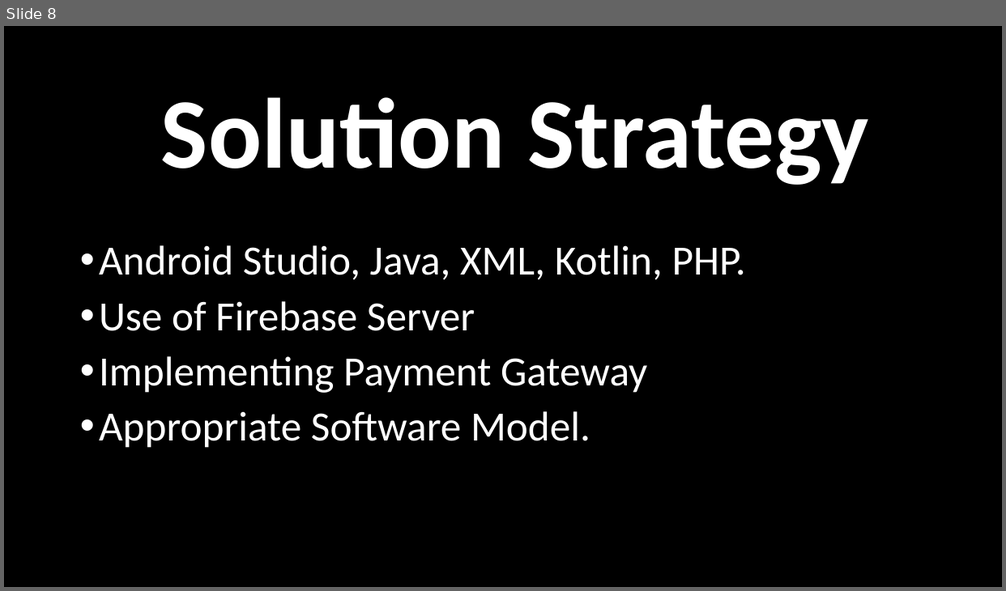
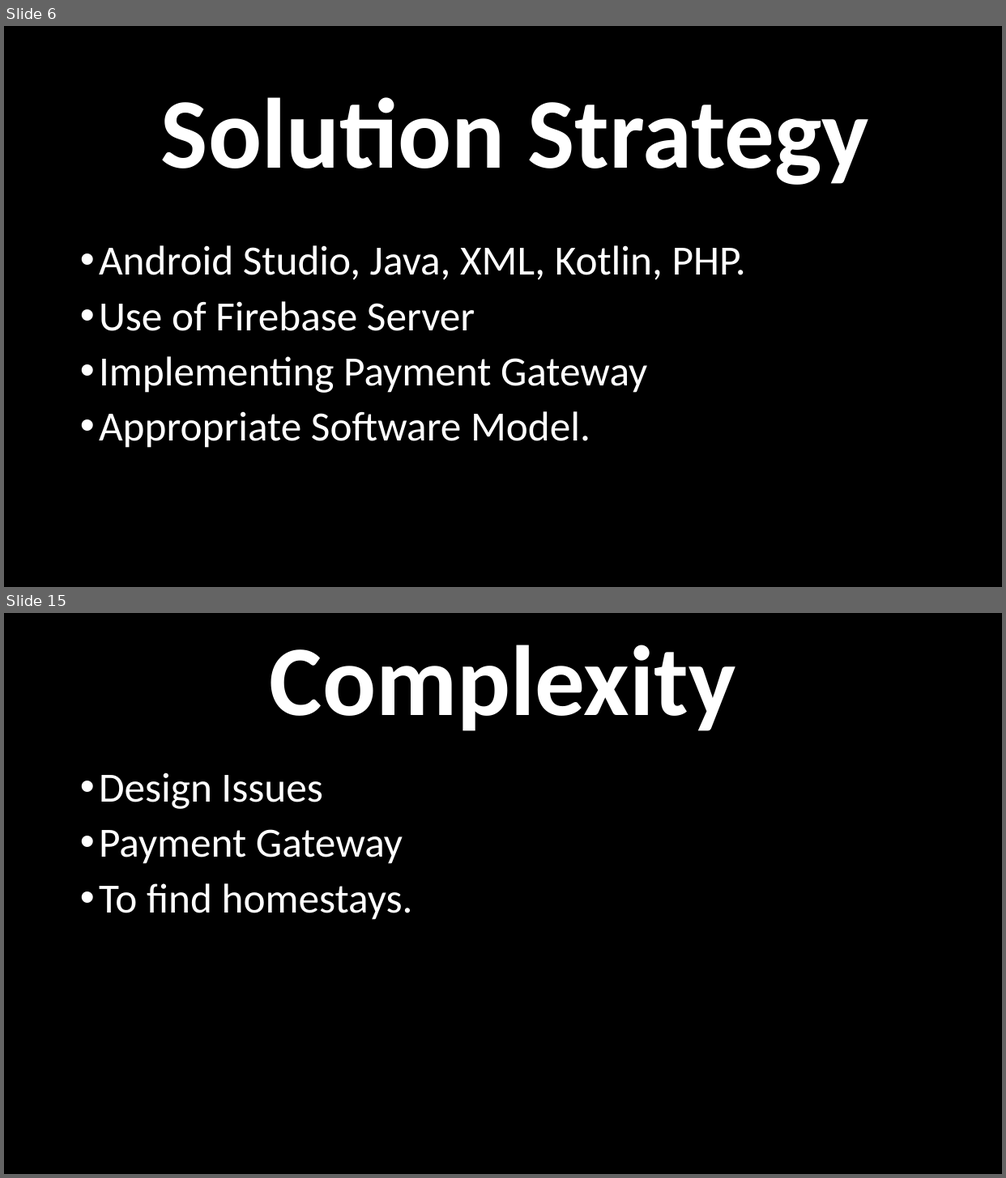
Before and after one commit to pritz10/Dissertation-Mini-Project-2018-, a slide deck: Home Stays.pptx. Shown one above the other, each under a label of ours: slide 8 before the commit, slides 6 and 15 after it; the slides between them are not shown. The pictures are 1006x591 and 1006x1178 pixels, drawn with LibreOffice and Linux fonts; fonts in the diff are those of the drawing. Boxes give left, top, right and bottom in pixels: in the first picture for what was removed or moved away, otherwise in the second. Text is boxed around its words. In the diff, an @@ line names an element or a change of style, - is before the commit and + after.

```diff
--- a/Home Stays.pptx
+++ b/Home Stays.pptx
@@ slide 15 added at [4, 613, 1002, 1174], background #000000 @@
@@ text added at [270, 645, 736, 731], 96 pt, text #FFFFFF, bold @@
+Complexity
@@ text added at [99, 773, 413, 920], 40 pt, text #FFFFFF @@
+• Design Issues
+• Payment Gateway
+• To find homestays.
@@ what was slide 8 is now slide 6 @@
```
Also in this commit, not shown: 8 slides changed, 8 other slides added, 2 slides removed, 4 other files.
